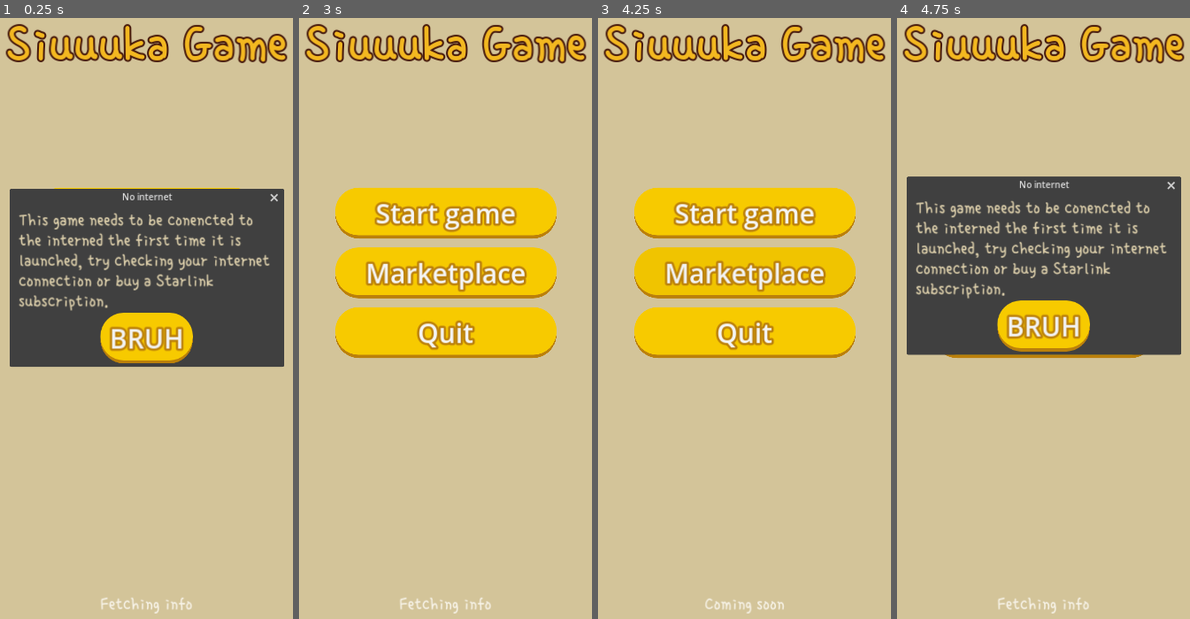
Above: before the commit, frames 1-4 (left to right).
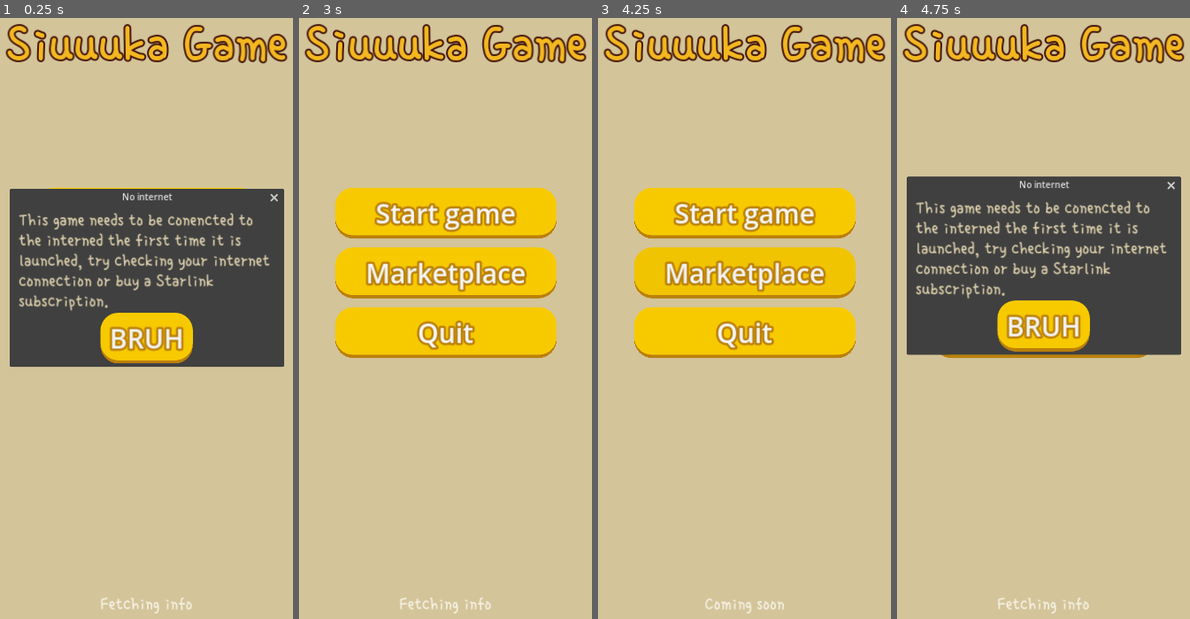
Above: after the commit, the same moments.

Repository: jaajCorp/siuuuka-game
Game: Godot game, scene res://scenes/ui/Home.tscn
Same seed, same stepped clock (60 frames per second), same inputs: the game is played once before the commit and once after it.
Inputs:
- Up to frame 1 (0.25 s): no input
- Up to frame 2 (3 s): click "Start game" at 0.5 s; click "Start game" at 1.25 s; click "Marketplace" at 2 s; click "BRUH" at 2.75 s
- Up to frame 3 (4.25 s): click "Marketplace" at 3.5 s
- Up to frame 4 (4.75 s): click "Start game" at 4.25 s

The runs differ from the first frame. In frame 1, 0.2% of the frame differs, in the area x 16-84%, y 28-58%; in frame 2, 0.6%, in the area x 12-88%, y 28-57%; in frame 3, 0.6%; in frame 4, 0.2%.

Commit message:
style(GameUI): Better looking loose popup

Diff:
--- a/res/ui_theme.tres
+++ b/res/ui_theme.tres
@@ -10,10 +10,10 @@
 bg_color = Color(0.966833, 0.791011, 7.70092e-07, 1)
 border_width_bottom = 6
 border_color = Color(0.733333, 0.501961, 0.0431373, 1)
-corner_radius_top_left = 42
-corner_radius_top_right = 42
-corner_radius_bottom_right = 42
-corner_radius_bottom_left = 42
+corner_radius_top_left = 32
+corner_radius_top_right = 32
+corner_radius_bottom_right = 32
+corner_radius_bottom_left = 32
 expand_margin_top = 8.0
 expand_margin_bottom = 8.0
 
@@ -27,10 +27,10 @@
 bg_color = Color(0.941713, 0.770214, 7.70092e-07, 1)
 border_width_bottom = 6
 border_color = Color(0.733333, 0.501961, 0.0431373, 1)
-corner_radius_top_left = 42
-corner_radius_top_right = 42
-corner_radius_bottom_right = 42
-corner_radius_bottom_left = 42
+corner_radius_top_left = 32
+corner_radius_top_right = 32
+corner_radius_bottom_right = 32
+corner_radius_bottom_left = 32
 expand_margin_top = 8.0
 expand_margin_bottom = 8.0
 
@@ -42,10 +42,10 @@
 bg_color = Color(0.966833, 0.791011, 7.70092e-07, 1)
 border_width_bottom = 6
 border_color = Color(0.733333, 0.501961, 0.0431373, 1)
-corner_radius_top_left = 42
-corner_radius_top_right = 42
-corner_radius_bottom_right = 42
-corner_radius_bottom_left = 42
+corner_radius_top_left = 32
+corner_radius_top_right = 32
+corner_radius_bottom_right = 32
+corner_radius_bottom_left = 32
 expand_margin_top = 8.0
 expand_margin_bottom = 8.0
 
@@ -57,10 +57,10 @@
 bg_color = Color(0.996078, 0.756863, 0.0235294, 1)
 border_width_top = 6
 border_color = Color(0, 0, 0, 0)
-corner_radius_top_left = 42
-corner_radius_top_right = 42
-corner_radius_bottom_right = 42
-corner_radius_bottom_left = 42
+corner_radius_top_left = 32
+corner_radius_top_right = 32
+corner_radius_bottom_right = 32
+corner_radius_bottom_left = 32
 expand_margin_top = 8.0
 expand_margin_bottom = 8.0
 
--- a/scenes/Game/GameUI.tscn
+++ b/scenes/Game/GameUI.tscn
@@ -9,6 +9,7 @@
 [ext_resource type="Shader" path="res://scenes/Ball/circle_frame.gdshader" id="4_lqh75"]
 [ext_resource type="Texture2D" uid="uid://dr5kvw60b14bs" path="res://icon.svg" id="5_dlhc0"]
 [ext_resource type="Script" path="res://scripts/components/ResponsiveTextureRect.gd" id="6_alc1o"]
+[ext_resource type="Theme" uid="uid://bgwxaicjsghpf" path="res://res/ui_theme.tres" id="10_fa8tv"]
 
 [sub_resource type="StyleBoxFlat" id="StyleBoxFlat_ugm33"]
 bg_color = Color(0.87451, 0.847059, 0.737255, 1)
@@ -262,18 +263,64 @@
 grow_horizontal = 2
 grow_vertical = 2
 mouse_filter = 2
-expand_mode = 4
+expand_mode = 2
 stretch_mode = 6
 script = ExtResource("6_alc1o")
 metadata/_edit_lock_ = true
 
-[node name="GameOverDialog" type="AcceptDialog" parent="."]
+[node name="GameOverDialog" type="Popup" parent="."]
+transparent_bg = true
 title = "Game over!"
 initial_position = 2
-size = Vector2i(367, 100)
-ok_button_text = "Restart"
-dialog_text = "T'as perdu ma gueule (ratio)"
-dialog_close_on_escape = false
+size = Vector2i(520, 220)
+transparent = true
+theme = ExtResource("10_fa8tv")
+
+[node name="Panel" type="Panel" parent="GameOverDialog"]
+anchors_preset = 15
+anchor_right = 1.0
+anchor_bottom = 1.0
+grow_horizontal = 2
+grow_vertical = 2
+
+[node name="MarginContainer" type="MarginContainer" parent="GameOverDialog/Panel"]
+layout_mode = 1
+anchors_preset = 15
+anchor_right = 1.0
+anchor_bottom = 1.0
+grow_horizontal = 2
+grow_vertical = 2
+theme_override_constants/margin_left = 16
+theme_override_constants/margin_top = 16
+theme_override_constants/margin_right = 16
+theme_override_constants/margin_bottom = 24
+
+[node name="VBoxContainer" type="VBoxContainer" parent="GameOverDialog/Panel/MarginContainer"]
+layout_mode = 2
+
+[node name="Label" type="Label" parent="GameOverDialog/Panel/MarginContainer/VBoxContainer"]
+layout_mode = 2
+size_flags_vertical = 3
+text = "T'as perdu ma gueule (ratio)"
+horizontal_alignment = 1
+vertical_alignment = 1
+
+[node name="HBoxContainer" type="HBoxContainer" parent="GameOverDialog/Panel/MarginContainer/VBoxContainer"]
+layout_mode = 2
+theme_override_constants/separation = 16
+alignment = 1
+
+[node name="RestartButton" type="Button" parent="GameOverDialog/Panel/MarginContainer/VBoxContainer/HBoxContainer"]
+layout_mode = 2
+size_flags_horizontal = 3
+theme_override_font_sizes/font_size = 24
+text = "Recommencer"
+
+[node name="QuitButton" type="Button" parent="GameOverDialog/Panel/MarginContainer/VBoxContainer/HBoxContainer"]
+layout_mode = 2
+size_flags_horizontal = 3
+theme_override_font_sizes/font_size = 32
+text = "FF"
 
 [node name="AnimationPlayer" type="AnimationPlayer" parent="."]
 libraries = {
--- a/scripts/logic/game_ui.gd
+++ b/scripts/logic/game_ui.gd
@@ -5,6 +5,8 @@
 
 @onready var game_core := $VBoxContainer/Center/AspectRatioContainer/JarTexture/VBoxContainer/JarInside/GameCore
 @onready var game_over_dialog := $GameOverDialog
+@onready var restart_button := $GameOverDialog/Panel/MarginContainer/VBoxContainer/HBoxContainer/RestartButton
+@onready var quit_button := $GameOverDialog/Panel/MarginContainer/VBoxContainer/HBoxContainer/QuitButton
 @onready var animation_player := $AnimationPlayer
 @onready var best_score_splash := $VBoxContainer/Top/GridContainer/Score/Panel/BestScoreSplash
 @onready var next_ball_preview := $VBoxContainer/Top/GridContainer/Next/MarginContainer/VBoxContainer/Panel/CenterContainer/NextBallPreview
@@ -12,6 +14,7 @@
 # Called when the node enters the scene tree for the first time.
 func _ready() -> void:
 	best_score_splash.visible = false
+	game_over_dialog.visible = false
 
 	assert(background != null)
 	background.portrait_texture = Global.current_pack.background
@@ -21,8 +24,8 @@
 	game_core.connect("game_over", _on_game_over)
 	game_core.connect("best_score", _on_best_score)
 	game_core.connect("next_ball_update", _on_next_ball_update)
-	game_over_dialog.connect("confirmed", _on_dialog_confirmed)
-	game_over_dialog.connect("canceled", _on_dialog_canceled)
+	quit_button.connect("pressed", _on_exit_button_pressed)
+	restart_button.connect("pressed", _on_restart_pressed)
 
 
 func _on_game_over():
@@ -37,16 +40,13 @@
 	next_ball_preview.texture = Global.current_pack.get_level_data(ball.level).texture
 	next_ball_preview.queue_redraw()
 
-func _on_dialog_confirmed():
+func _on_restart_pressed():
+	game_over_dialog.visible = false
 	game_core.reset()
 
-func _on_dialog_canceled():
+func _on_exit_button_pressed() -> void:
 	get_tree().change_scene_to_file("res://scenes/ui/Home.tscn")
 
 # Called every frame. 'delta' is the elapsed time since the previous frame.
 func _process(delta: float) -> void:
 	pass
-
-
-func _on_exit_button_pressed() -> void:
-	_on_dialog_canceled()
Not shown: 1 places in scenes/Game/GameUI.tscn that only renumber resources
